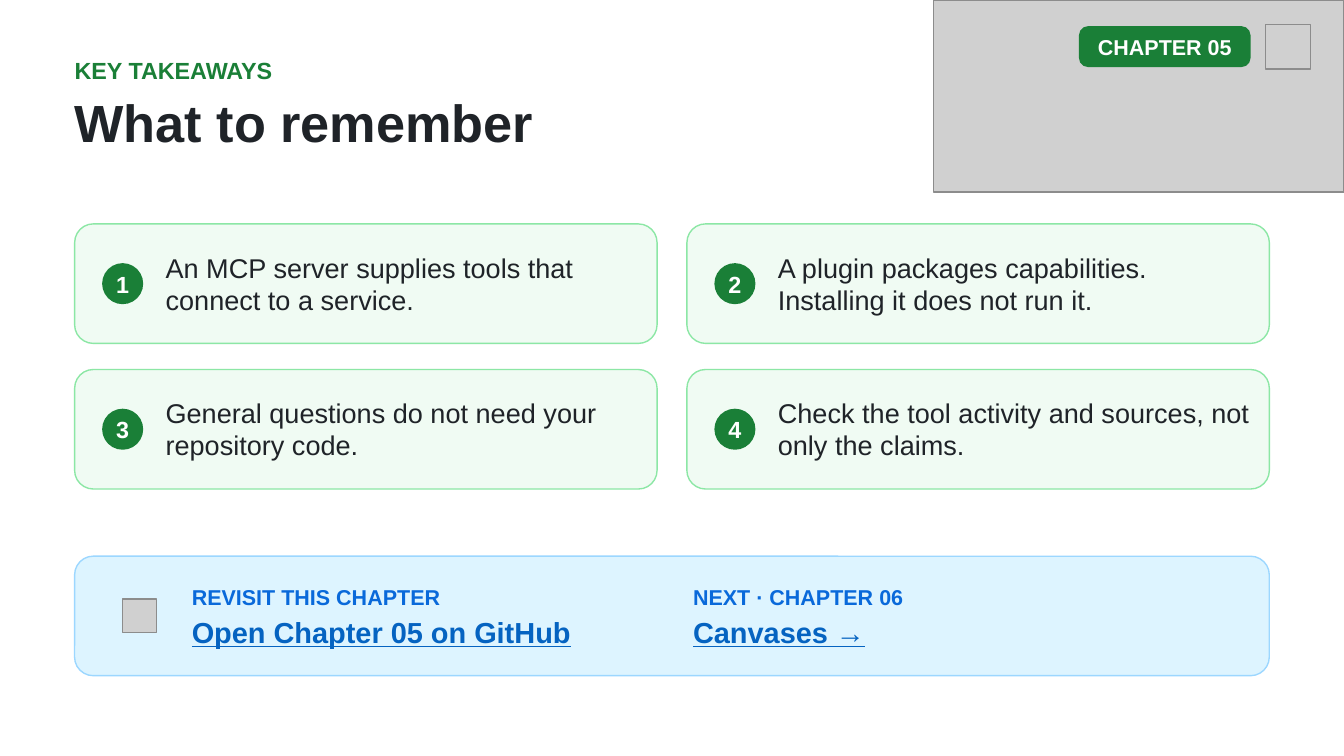
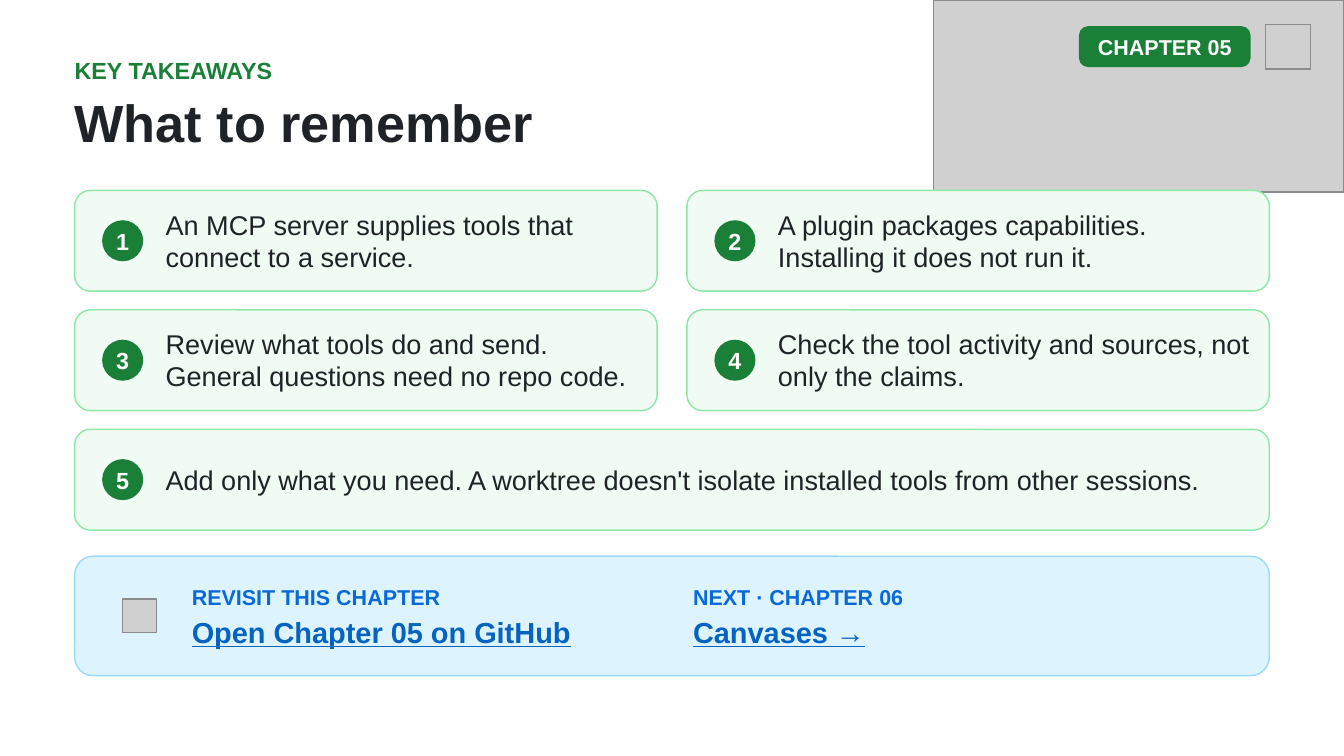
Before and after one commit to github/copilot-app-for-beginners, a slide deck: slide 15 of slides/05-mcp-plugins.pptx (slide 14 before the commit). Drawn at 1344x756 pixels with LibreOffice and Linux fonts; fonts in the diff are those of the drawing; grey boxes stand for pictures. Boxes give left, top, right and bottom in pixels: in the first picture for what was removed or moved away, otherwise in the second. Text is boxed around its words. In the diff, an @@ line names an element or a change of style, - is before the commit and + after.

```diff
--- a/slides/05-mcp-plugins.pptx
+++ b/slides/05-mcp-plugins.pptx
@@ rounded rectangle: place and size @@
-rounded rectangle at (75, 224, 657, 344)
+rounded rectangle at (75, 191, 657, 292)
@@ rounded rectangle: place and size @@
-rounded rectangle at (687, 224, 1269, 344)
+rounded rectangle at (687, 191, 1269, 292)
@@ text "An MCP server supplies tools ...": place and size @@
-text "An MCP server supplies tools ..." at (166, 258, 573, 311)
+text "An MCP server supplies tools ..." at (166, 215, 573, 268)
@@ 2 texts, 2 rounded rectangles: place and size @@
-2 texts, 2 rounded rectangles at (102, 263, 757, 305)
+2 texts, 2 rounded rectangles at (102, 220, 757, 262)
@@ text "A plugin packages capabilities. Installing ...": place and size @@
-text "A plugin packages capabilities. Installing ..." at (778, 258, 1146, 314)
+text "A plugin packages capabilities. Installing ..." at (778, 215, 1146, 272)
@@ rounded rectangle: place and size @@
-rounded rectangle at (75, 370, 657, 489)
+rounded rectangle at (75, 310, 657, 411)
@@ rounded rectangle: place and size @@
-rounded rectangle at (687, 370, 1269, 489)
+rounded rectangle at (687, 310, 1269, 411)
@@ text at (166, 334, 626, 391): text changed @@
-General questions do not need your repository code.
+Review what tools do and send. General questions need no repo code.
@@ 3 texts, 2 rounded rectangles: place and size @@
-3 texts, 2 rounded rectangles at (102, 403, 1249, 460)
+3 texts, 2 rounded rectangles at (102, 334, 1249, 391)
@@ rounded rectangle added at (75, 429, 1270, 530), fill #F0FBF3, outline #8CE7A5 0.75 pt @@
@@ rounded rectangle added at (102, 460, 144, 501), fill #1A7F37 @@
@@ text added at (116, 473, 129, 490), 12.5 pt, text #FFFFFF, bold @@
+5
@@ text added at (166, 470, 1199, 495), 14.5 pt, text #1F2328 @@
+Add only what you need. A worktree doesn't isolate installed tools from other sessions.
```
Also in this commit, not shown: 7 other slides changed, 1 slide added, 7 other files.
